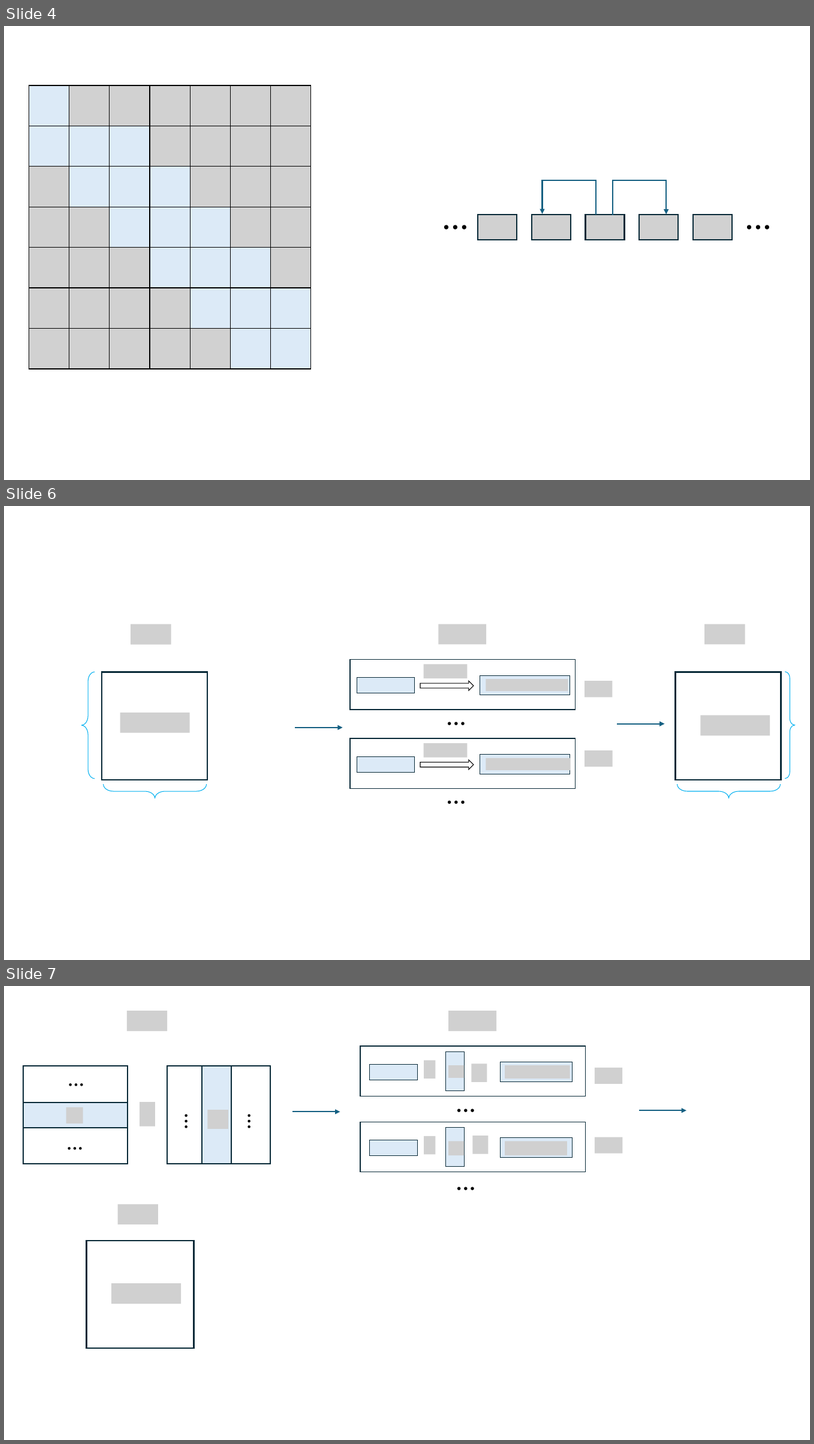
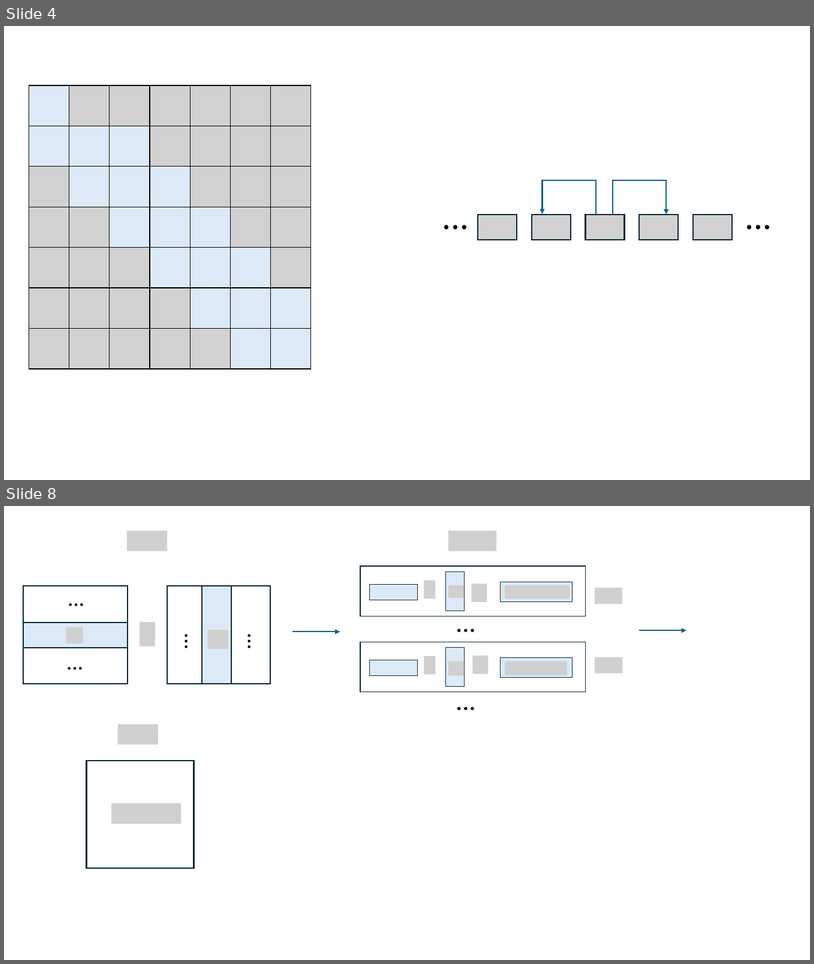
Before and after one commit to innovation-cat/innovation-cat.github.io, a slide deck: images/posts/2025-03-28-blog-post/新建 Microsoft PowerPoint 演示文稿.pptx. Shown one above the other, each under a label of ours: slides 4, 6 and 7 before the commit, slides 4 and 8 after it; the slides between them are not shown. The pictures are 814x1444 and 814x964 pixels, drawn with LibreOffice and Linux fonts; fonts in the diff are those of the drawing; grey boxes stand for pictures; background and template pictures are left out. Boxes give left, top, right and bottom in pixels: in the first picture for what was removed or moved away, otherwise in the second. Text is boxed around its words. In the diff, an @@ line names an element or a change of style, - is before the commit and + after.

```diff
--- a/images/posts/2025-03-28-blog-post/新建 Microsoft PowerPoint 演示文稿.pptx
+++ b/images/posts/2025-03-28-blog-post/新建 Microsoft PowerPoint 演示文稿.pptx
@@ slide 6 removed at <box>4,506,810,960</box>, background #FFFFFF @@
@@ picture removed at <box>131,624,171,645</box> @@
@@ picture removed at <box>439,624,487,645</box> @@
@@ picture removed at <box>705,624,746,645</box> @@
@@ rounded rectangle removed at <box>350,659,575,709</box> @@
@@ picture removed at <box>424,664,467,678</box> @@
@@ left brace removed at <box>81,672,95,778</box> @@
@@ rounded rectangle removed at <box>101,672,207,780</box> @@
@@ rounded rectangle removed at <box>357,677,416,693</box> @@
@@ right arrow removed at <box>421,681,474,691</box> @@
@@ rounded rectangle removed at <box>480,675,570,695</box> @@
@@ picture removed at <box>486,679,569,691</box> @@
@@ picture removed at <box>585,681,612,697</box> @@
@@ rounded rectangle removed at <box>676,672,782,780</box> @@
@@ left brace removed at <box>786,672,795,779</box> @@
@@ picture removed at <box>120,712,190,733</box> @@
@@ text removed at <box>441,709,470,739</box> @@
-…
@@ picture removed at <box>701,715,770,736</box> @@
@@ arrow removed from (295, 727) to (343, 727) @@
@@ rounded rectangle removed at <box>350,738,575,789</box> @@
@@ arrow removed from (617, 724) to (665, 724) @@
@@ rounded rectangle removed at <box>357,756,416,772</box> @@
@@ picture removed at <box>424,743,467,757</box> @@
@@ rounded rectangle removed at <box>480,754,570,774</box> @@
@@ picture removed at <box>486,757,571,770</box> @@
@@ picture removed at <box>585,750,612,767</box> @@
@@ right arrow removed at <box>421,759,474,769</box> @@
@@ left brace removed at <box>104,784,207,798</box> @@
@@ text removed at <box>441,787,470,817</box> @@
-…
@@ left brace removed at <box>678,784,781,798</box> @@
@@ what was slide 7 is now slide 8 @@
```
Also in this commit, not shown: 1 slide changed, 2 slides added, 5 other files.
